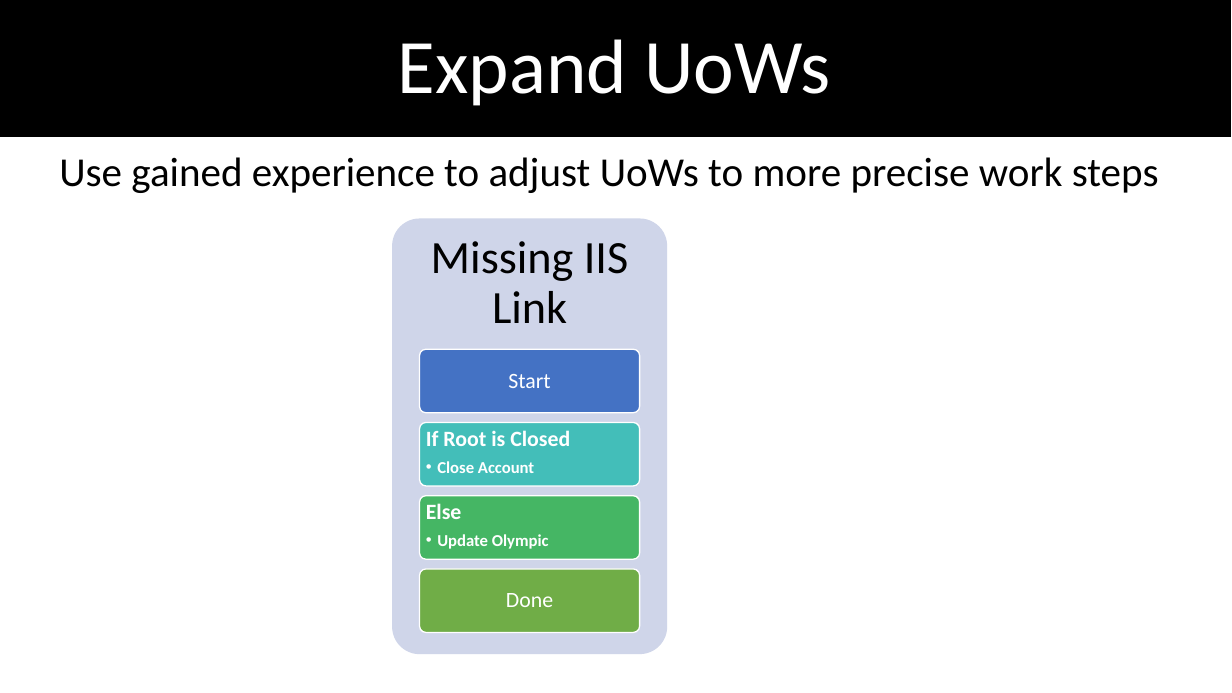
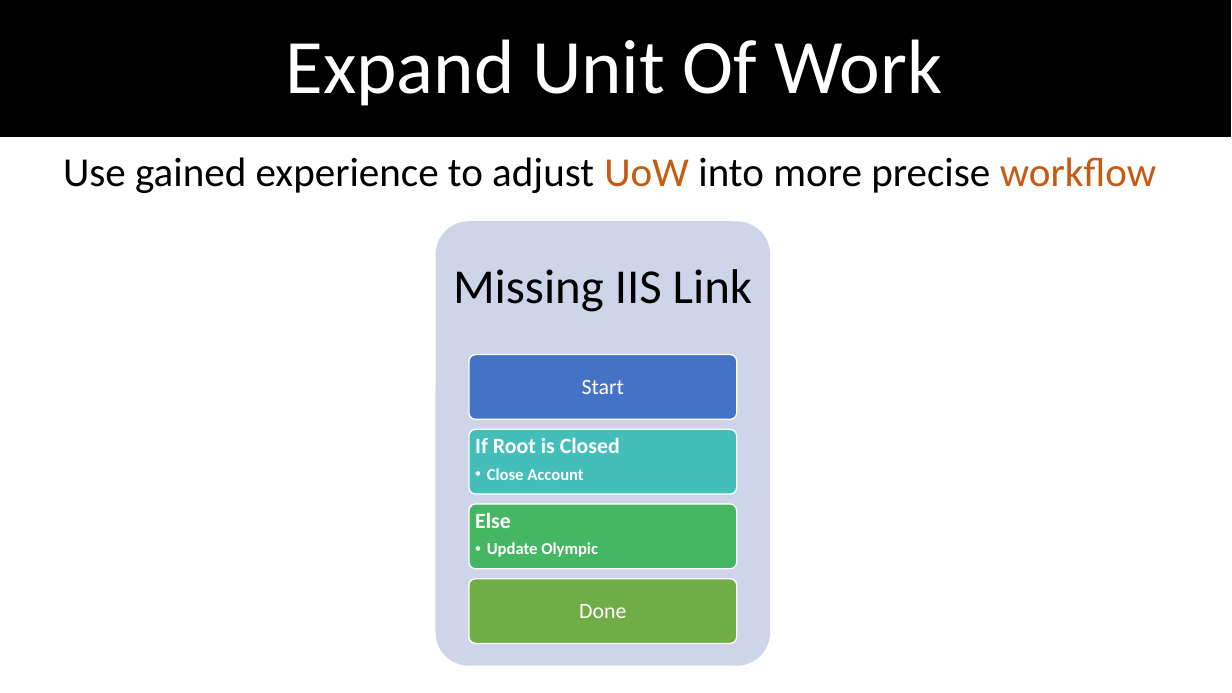
Before and after one commit to dimokgit/ICE, a slide deck: slide 7 of UnitOfWork.pptx (slide 6 before the commit). Drawn at 1232x693 pixels with LibreOffice and Linux fonts; fonts in the diff are those of the drawing. Boxes give left, top, right and bottom in pixels: in the first picture for what was removed or moved away, otherwise in the second. Text is boxed around its words. In the diff, an @@ line names an element or a change of style, - is before the commit and + after.

```diff
--- a/UnitOfWork.pptx
+++ b/UnitOfWork.pptx
@@ title at box(286, 39, 943, 106): text changed @@
-Expand UoWs
+Expand Unit Of Work
@@ subtitle at box(63, 157, 1156, 193): text changed @@
-Use gained experience to adjust UoWs to more precise work steps
+Use gained experience to adjust UoW into more precise workflow
@@ text "Missing IIS Link": place and size @@
-text "Missing IIS Link" at box(431, 241, 628, 323)
+text "Missing IIS Link" at box(453, 269, 752, 312)
@@ text "Missing IIS Link" at box(453, 269, 752, 312): size 36 to 38 pt @@
@@ rounded rectangle: place and size @@
-rounded rectangle at box(392, 218, 667, 654)
+rounded rectangle at box(435, 221, 770, 665)
@@ rounded rectangle: place and size @@
-rounded rectangle at box(420, 349, 640, 413)
+rounded rectangle at box(470, 355, 738, 420)
@@ text "Start": place and size @@
-text "Start" at box(508, 374, 550, 388)
+text "Start" at box(582, 380, 624, 394)
@@ rounded rectangle: place and size @@
-rounded rectangle at box(420, 422, 640, 486)
+rounded rectangle at box(470, 430, 738, 494)
@@ text "If Root is Closed": place and size @@
-text "If Root is Closed" at box(426, 430, 570, 473)
+text "If Root is Closed" at box(475, 437, 620, 480)
@@ rounded rectangle: place and size @@
-rounded rectangle at box(420, 495, 640, 559)
+rounded rectangle at box(470, 504, 738, 568)
@@ text "Else": place and size @@
-text "Else" at box(426, 503, 549, 549)
+text "Else" at box(475, 512, 598, 557)
@@ rounded rectangle: place and size @@
-rounded rectangle at box(420, 569, 640, 633)
+rounded rectangle at box(470, 579, 738, 643)
@@ text "Done": place and size @@
-text "Done" at box(506, 593, 553, 607)
+text "Done" at box(579, 604, 626, 618)
```
Also in this commit, not shown: 8 other slides changed, 3 slides added, 1 other file.
